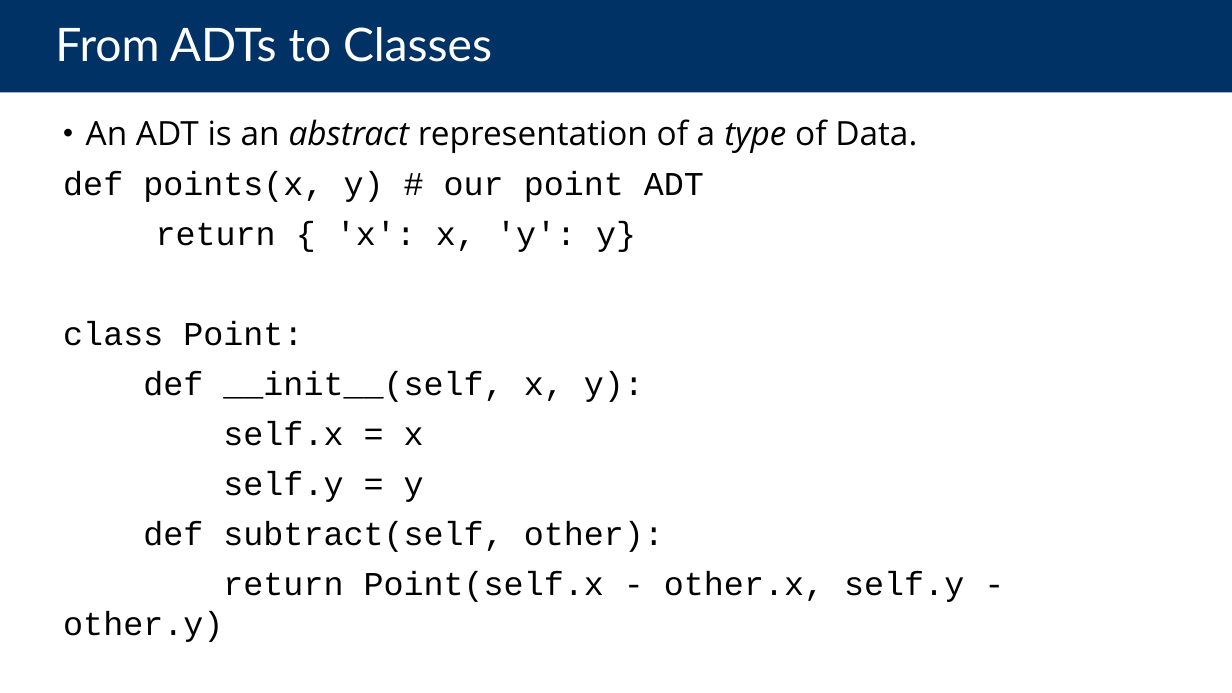
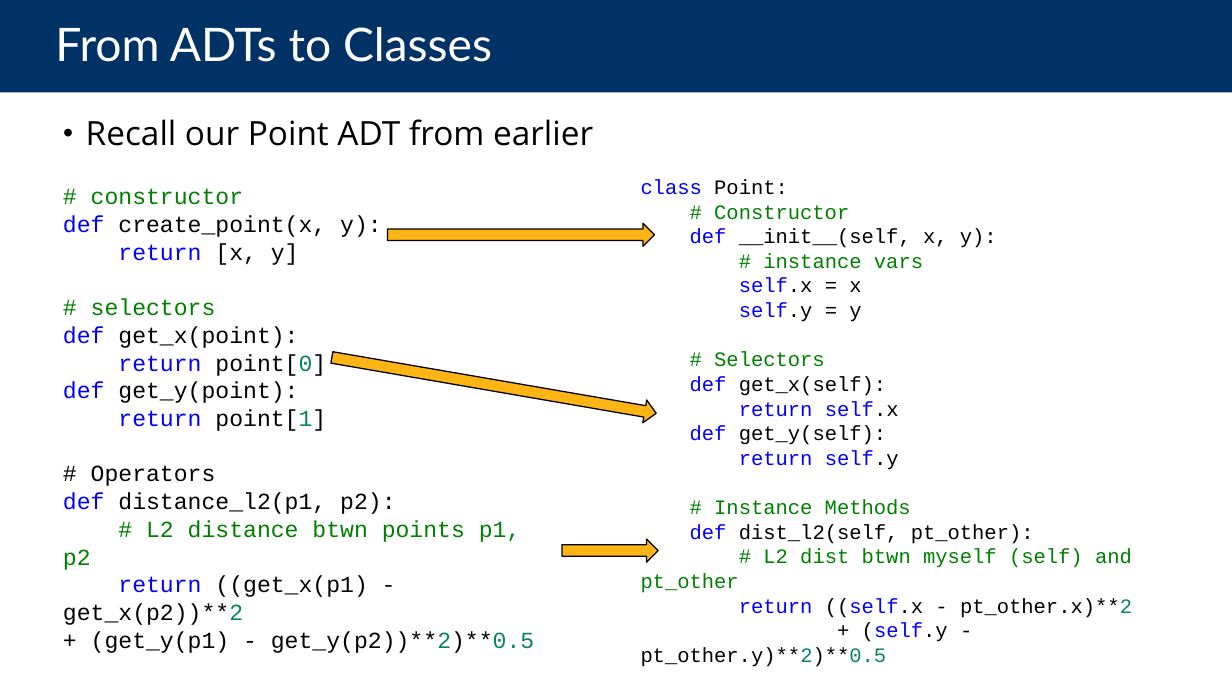
Before and after one commit to cs88-website/su24, a slide deck: slide 13 of assets/slides/su24/14-OOP.pptx (slide 11 before the commit). Drawn at 1232x693 pixels with LibreOffice and Linux fonts; fonts in the diff are those of the drawing. Boxes give left, top, right and bottom in pixels: in the first picture for what was removed or moved away, otherwise in the second. Text is boxed around its words. In the diff, an @@ line names an element or a change of style, - is before the commit and + after.

```diff
--- a/assets/slides/su24/14-OOP.pptx
+++ b/assets/slides/su24/14-OOP.pptx
@@ text at (x1=86, y1=119, x2=593, y2=146): text changed; font Courier New to Open Sans @@
-• An ADT is an abstract representation of a type of Data.
-def points(x, y) # our point ADT
-return { 'x': x, 'y': y}
-class Point:
-def __init__(self, x, y):
-self.x = x
-self.y = y
-def subtract(self, other):
-return Point(self.x - other.x, self.y - other.y)
+• Recall our Point ADT from earlier
@@ text added at (x1=641, y1=179, x2=1132, y2=667), 16 pt, text #000000 @@
+class Point:
+# Constructor
+def __init__(self, x, y):
+# instance vars
+self.x = x
+self.y = y
+# Selectors
+def get_x(self):
+return self.x
+def get_y(self):
+return self.y
+# Instance Methods
+def dist_l2(self, pt_other):
+# L2 dist btwn myself (self) and pt_other
+return ((self.x - pt_other.x)**2
++ (self.y - pt_other.y)**2)**0.5
@@ text added at (x1=63, y1=188, x2=534, y2=653), 18 pt, text #000000 @@
+# constructor
+def create_point(x, y):
+return [x, y]
+# selectors
+def get_x(point):
+return point[0]
+def get_y(point):
+return point[1]
+# Operators
+def distance_l2(p1, p2):
+# L2 distance btwn points p1, p2
+return ((get_x(p1) - get_x(p2))**2
++ (get_y(p1) - get_y(p2))**2)**0.5
@@ right arrow added at (x1=387, y1=224, x2=654, y2=247), fill #FCB515, outline #000000 1 pt @@
@@ right arrow added at (x1=330, y1=346, x2=659, y2=425), fill #FCB515, outline #000000 1 pt @@
@@ right arrow added at (x1=562, y1=539, x2=658, y2=562), fill #FCB515, outline #000000 1 pt @@
```
Also in this commit, not shown: 11 other slides changed, 7 slides added, 9 slides removed, 11 other files.
